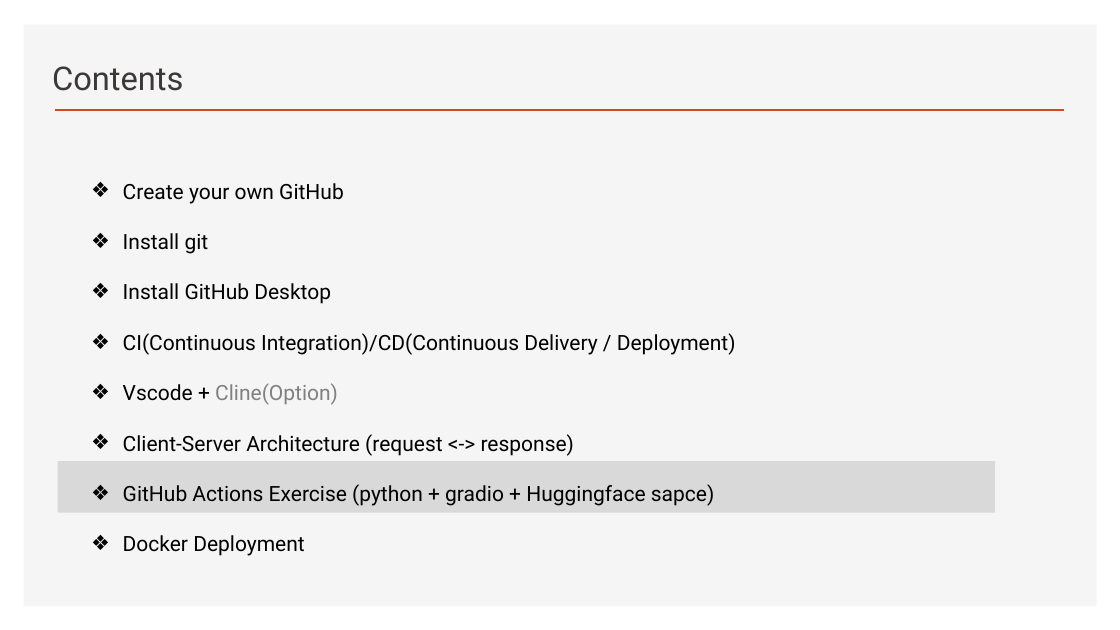
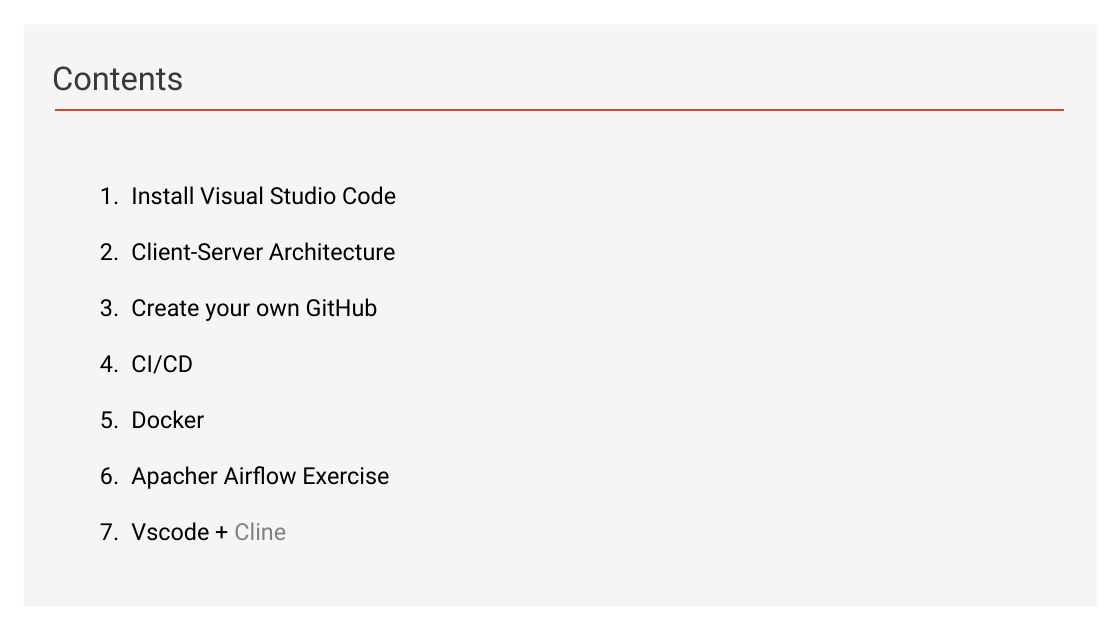
Before and after one commit to ancestor9/2026_Fall_AI-Workflow, a slide deck: slide 5 of PPTs/App Deployment.pptx (slide 3 before the commit). Drawn at 1120x630 pixels with LibreOffice and Linux fonts; fonts in the diff are those of the drawing; background and template pictures are left out. Boxes give left, top, right and bottom in pixels: in the first picture for what was removed or moved away, otherwise in the second. Text is boxed around its words. In the diff, an @@ line names an element or a change of style, - is before the commit and + after.

```diff
--- a/PPTs/App Deployment.pptx
+++ b/PPTs/App Deployment.pptx
@@ text "Install Visual Studio Code": place and size @@
-text "Install Visual Studio Code" at [123, 183, 736, 556]
+text "Install Visual Studio Code" at [131, 186, 396, 541]
@@ text at [131, 186, 396, 261]: paragraphs added @@
+1. Install Visual Studio Code
+2. Client-Server Architecture
@@ text at [131, 298, 378, 321]: size 18 to 20 pt in "Create your own GitHub"; bullet ❖ to 1. @@
@@ text at [131, 355, 389, 541]: text changed; size 18 to 20 pt @@
-❖ Install git
-❖ Install GitHub Desktop
-❖ CI(Continuous Integration)/CD(Continuous Delivery / Deployment)
-❖ Vscode + Cline(Option)
-❖ Client-Server Architecture (request <-> response)
-❖ GitHub Actions Exercise (python + gradio + Huggingface sapce)
-❖ Docker Deployment
+4. CI/CD
+5. Docker
+6. Apacher Airflow Exercise
+7. Vscode + Cline
@@ rectangle removed at [58, 461, 996, 513] @@
```
Also in this commit, not shown: 6 other slides changed, 18 slides added.
